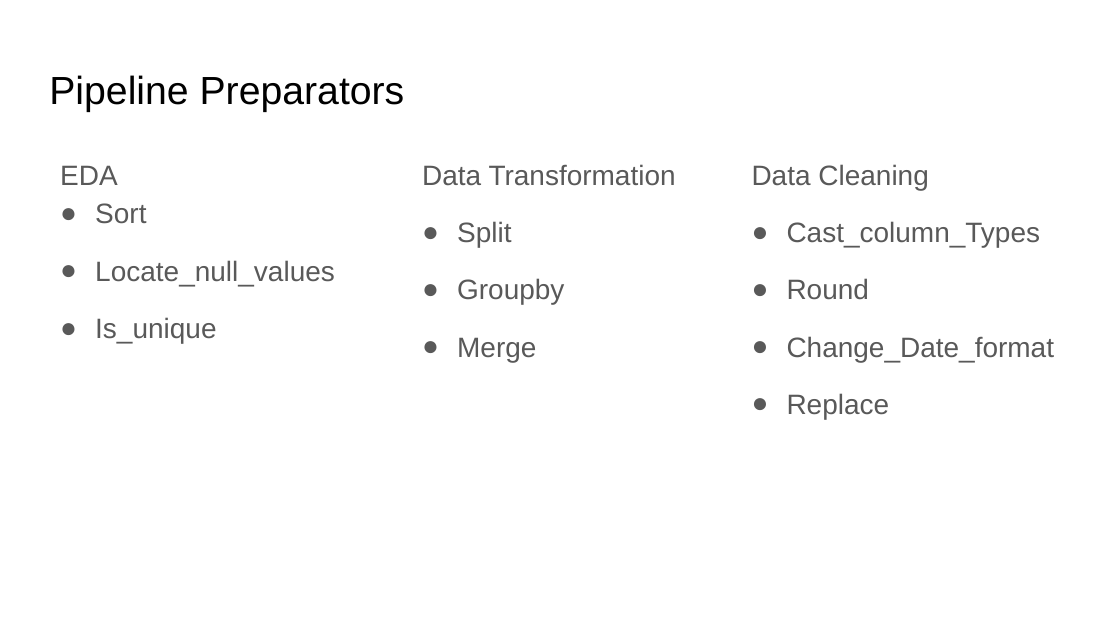
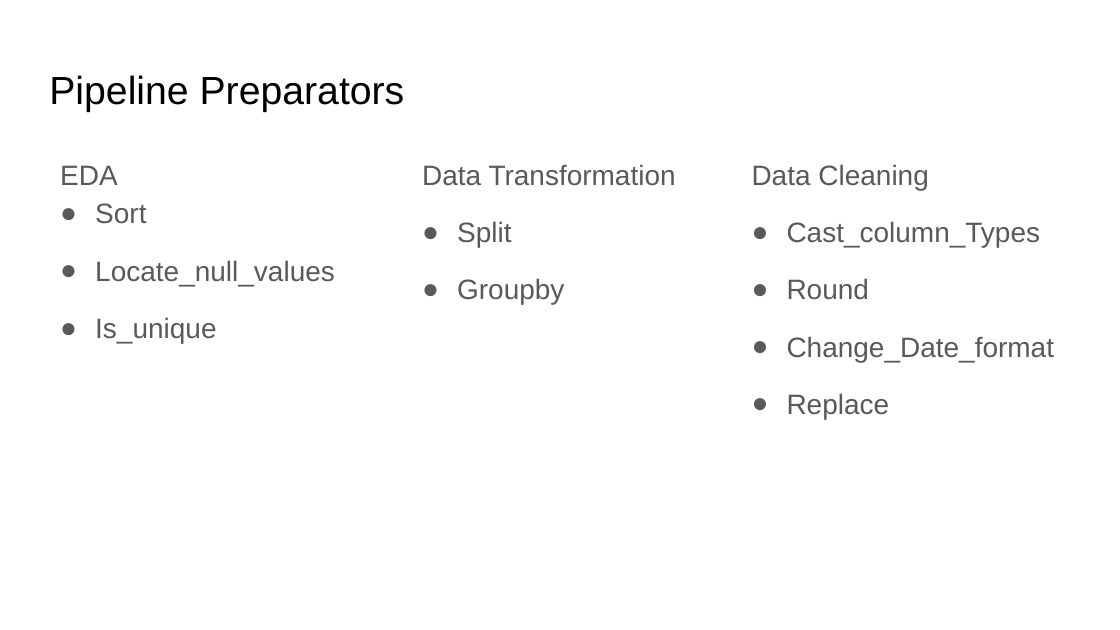
Before and after one commit to PaoloAttardi/Big_Data, a slide deck: slide 4 of Crypto Market Presentation.pptx. Drawn at 1120x630 pixels with LibreOffice and Linux fonts; fonts in the diff are those of the drawing. Boxes give left, top, right and bottom in pixels: in the first picture for what was removed or moved away, otherwise in the second. Text is boxed around its words. In the diff, an @@ line names an element or a change of style, - is before the commit and + after.

```diff
--- a/Crypto Market Presentation.pptx
+++ b/Crypto Market Presentation.pptx
@@ text at (x1=457, y1=337, x2=536, y2=362): paragraph removed @@
-● Merge
```
Also in this commit, not shown: 3 other slides changed.
